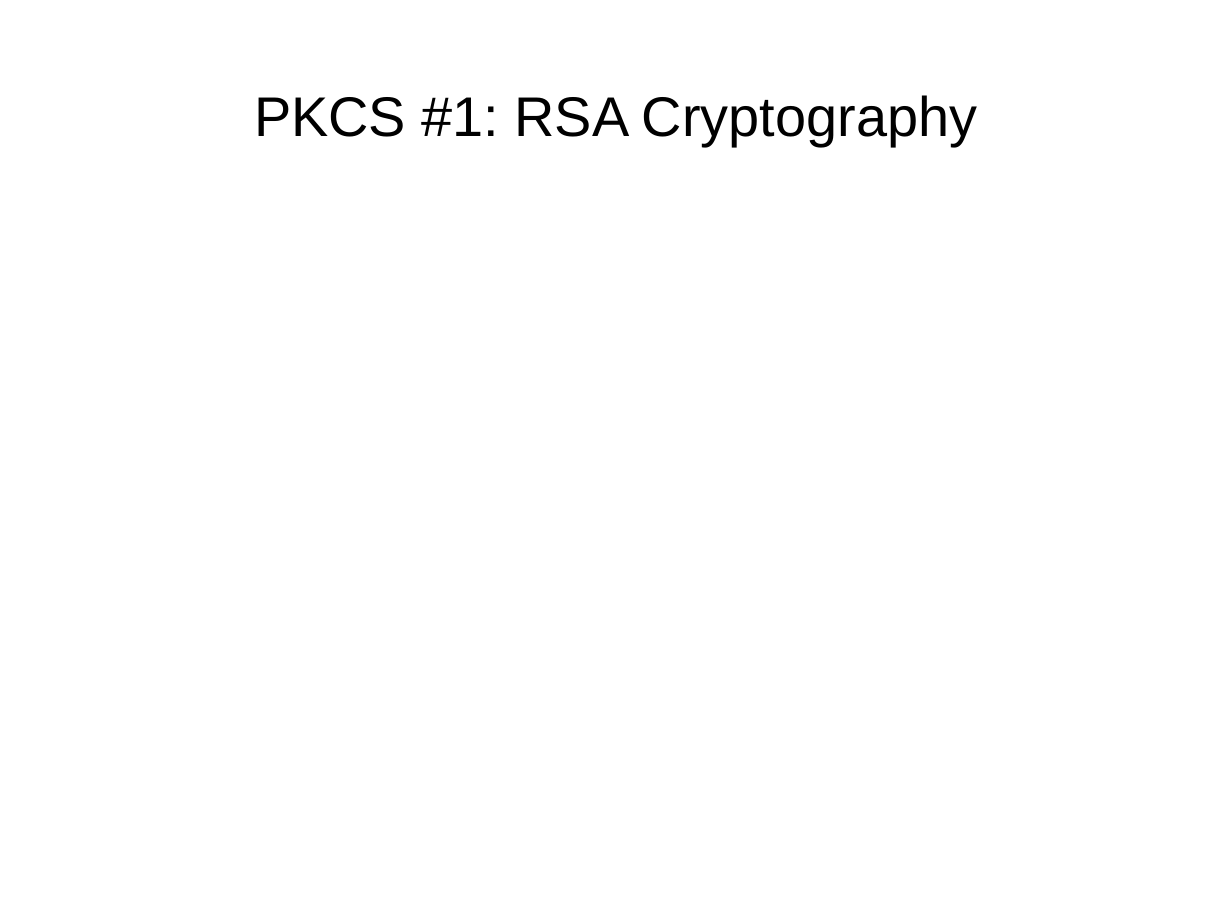
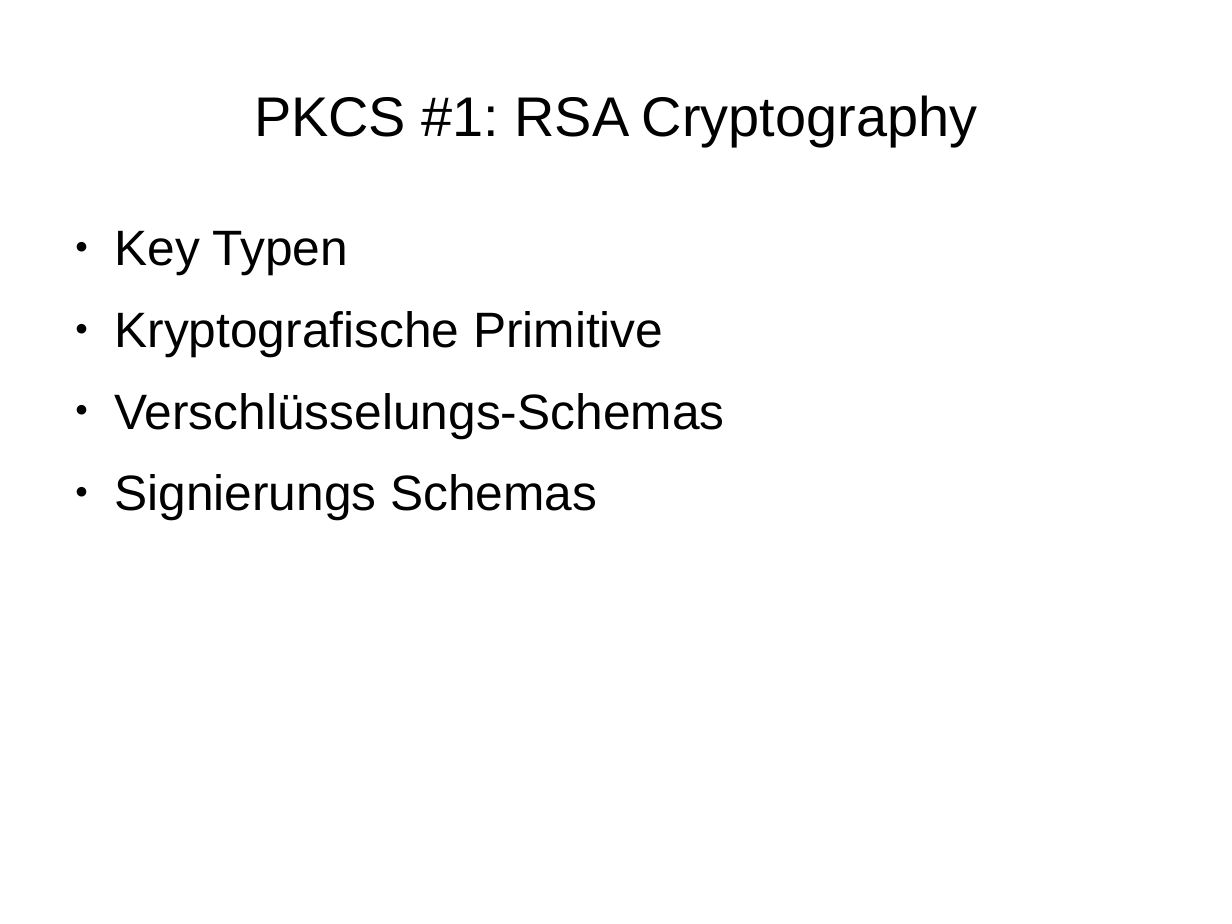
Before and after one commit to FFHS-Inf-2010-students/sa-krypt, a slide deck: slide 5 of pres/praesentation.odp. Drawn at 1232x924 pixels with LibreOffice and Linux fonts; fonts in the diff are those of the drawing. Boxes give left, top, right and bottom in pixels: in the first picture for what was removed or moved away, otherwise in the second. Text is boxed around its words. In the diff, an @@ line names an element or a change of style, - is before the commit and + after.

Commit message:
PKCS 1,5,8 hinzufC<gen

```diff
--- a/pres/praesentation.odp
+++ b/pres/praesentation.odp
@@ text added at [114, 230, 724, 520], 32 pt, text #000000 @@
+● Key Typen
+● Kryptografische Primitive
+● Verschlüsselungs-Schemas
+● Signierungs Schemas
```
Also in this commit, not shown: 12 other slides changed, 6 slides added, 1 slide removed.
